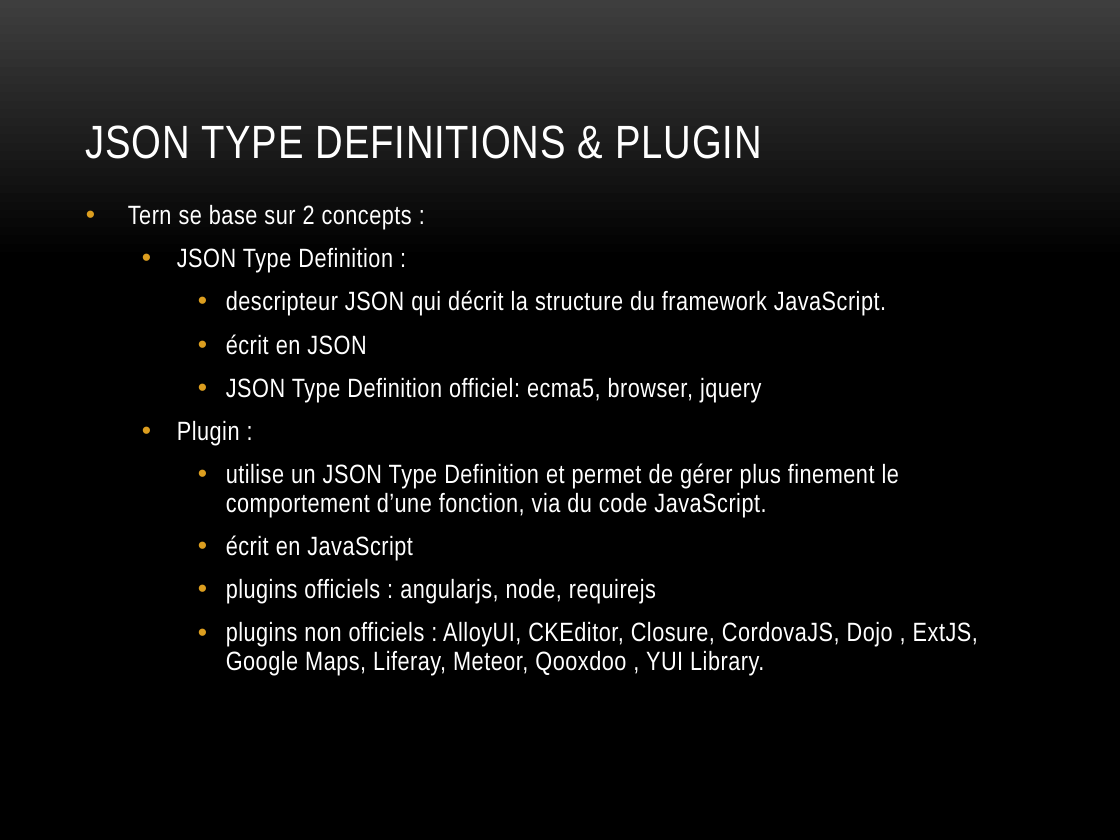
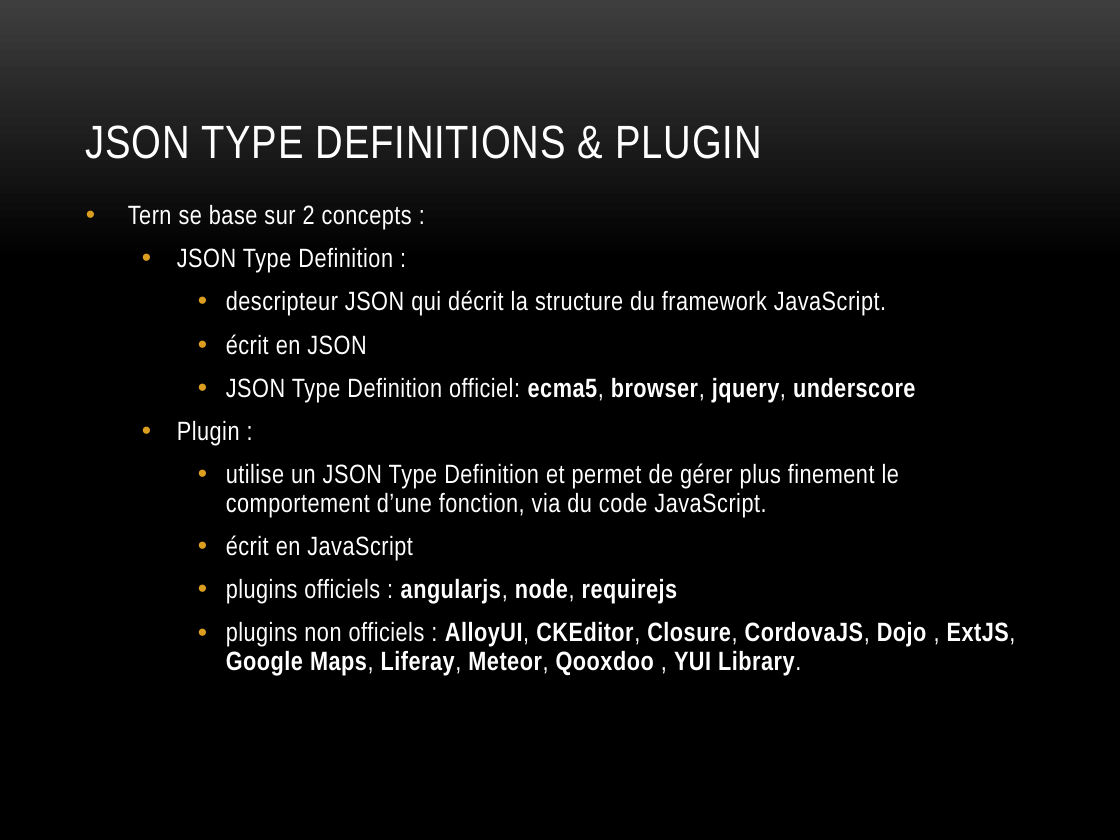
Before and after one commit to angelozerr/tern.java, a slide deck: slide 9 of docs/tern.java_fr.pptx. Drawn at 1120x840 pixels with LibreOffice and Linux fonts; fonts in the diff are those of the drawing; background and template pictures are left out. Boxes give left, top, right and bottom in pixels: in the first picture for what was removed or moved away, otherwise in the second. Text is boxed around its words. In the diff, an @@ line names an element or a change of style, - is before the commit and + after.

```diff
--- a/docs/tern.java_fr.pptx
+++ b/docs/tern.java_fr.pptx
@@ text at (x1=226, y1=377, x2=915, y2=402): text changed @@
-    • JSON Type Definition officiel: ecma5, browser, jquery
+    • JSON Type Definition officiel: ecma5, browser, jquery, underscore
@@ text at (x1=226, y1=578, x2=1016, y2=675): bold on in "angularjs, node, requirejs", "AlloyUI, CKEditor, Closure, CordovaJS, Dojo ExtJS, Google ..." @@
```
Also in this commit, not shown: 12 other slides changed, 5 slides added, 5 slides removed.
